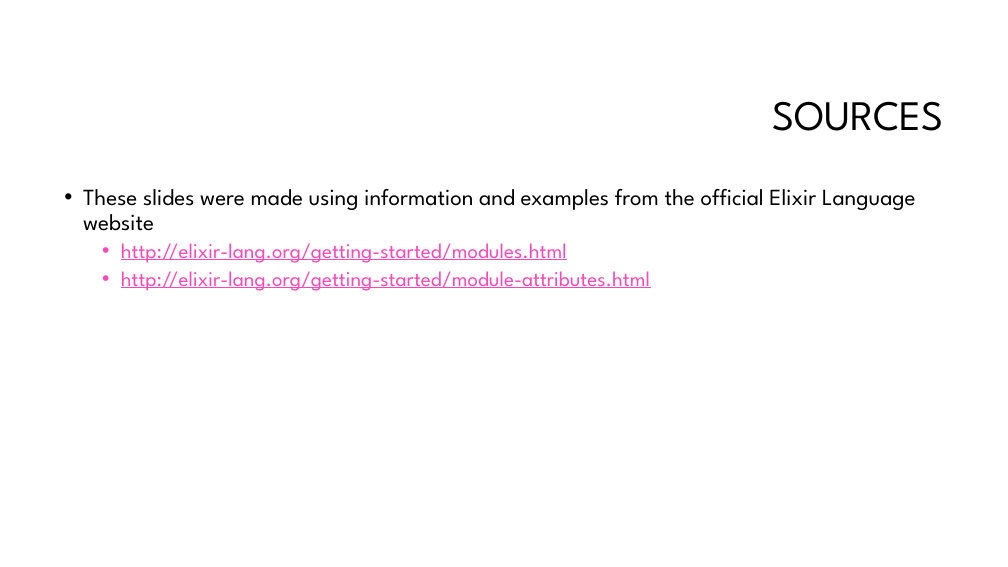
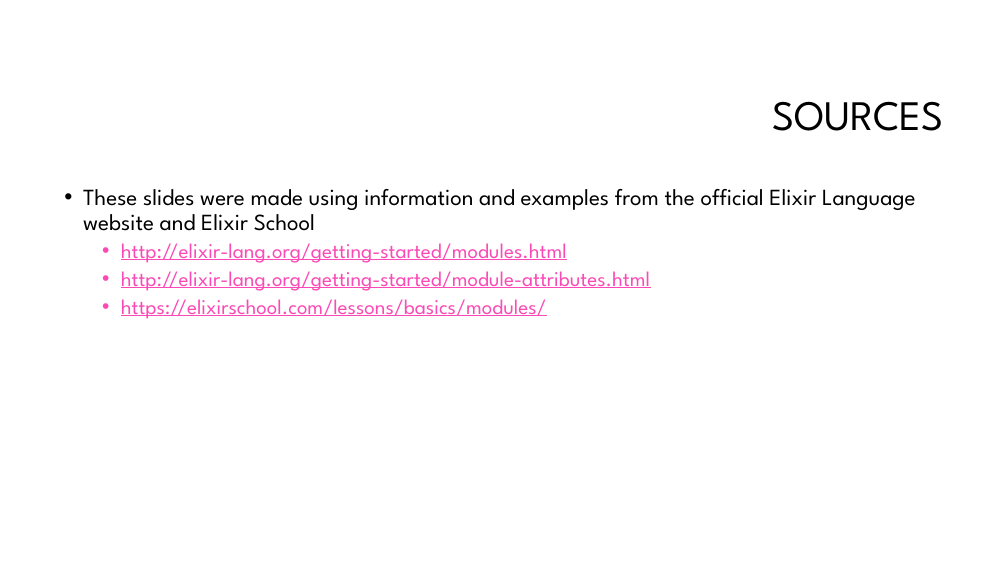
Before and after one commit to arakla/67495_elixir_code, a slide deck: slide 15 of Modules/Modules.pptx. Drawn at 1008x567 pixels with LibreOffice and Linux fonts; fonts in the diff are those of the drawing; background and template pictures are left out. Boxes give left, top, right and bottom in pixels: in the first picture for what was removed or moved away, otherwise in the second. Text is boxed around its words. In the diff, an @@ line names an element or a change of style, - is before the commit and + after.

Commit message:
Updated slides with nested modules and added example code;

```diff
--- a/Modules/Modules.pptx
+++ b/Modules/Modules.pptx
@@ text at (x1=83, y1=189, x2=916, y2=231): text changed @@
-• These slides were made using information and examples from the official Elixir Language website
+• These slides were made using information and examples from the official Elixir Language website and Elixir School
@@ text at (x1=121, y1=299, x2=547, y2=319): paragraph added @@
+  • https://elixirschool.com/lessons/basics/modules/
```
Also in this commit, not shown: 1 other slide changed, 3 other files.
